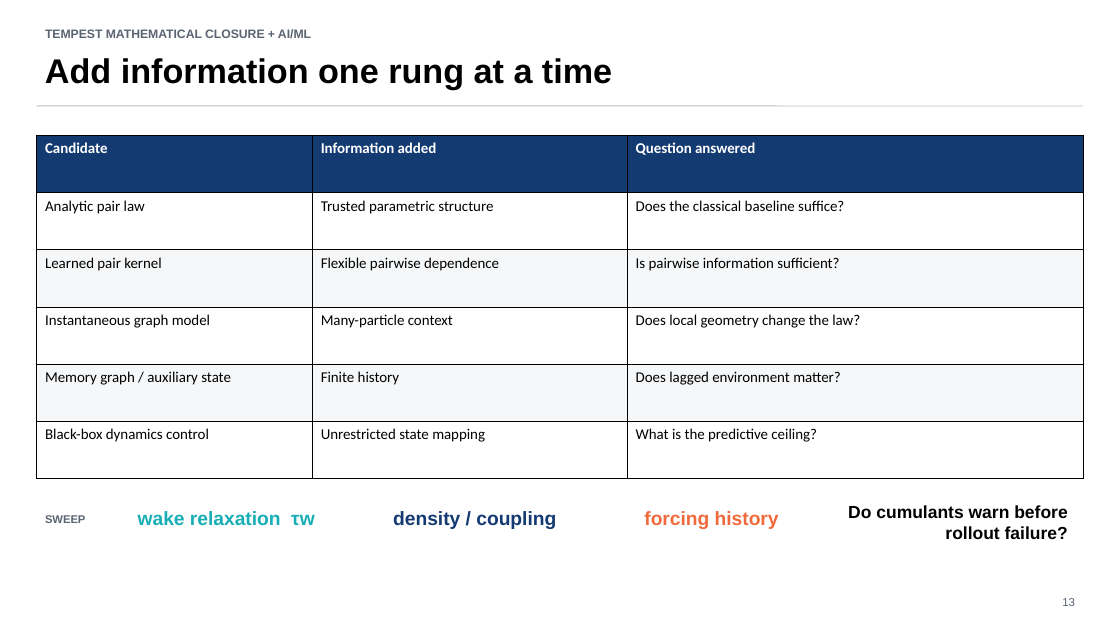
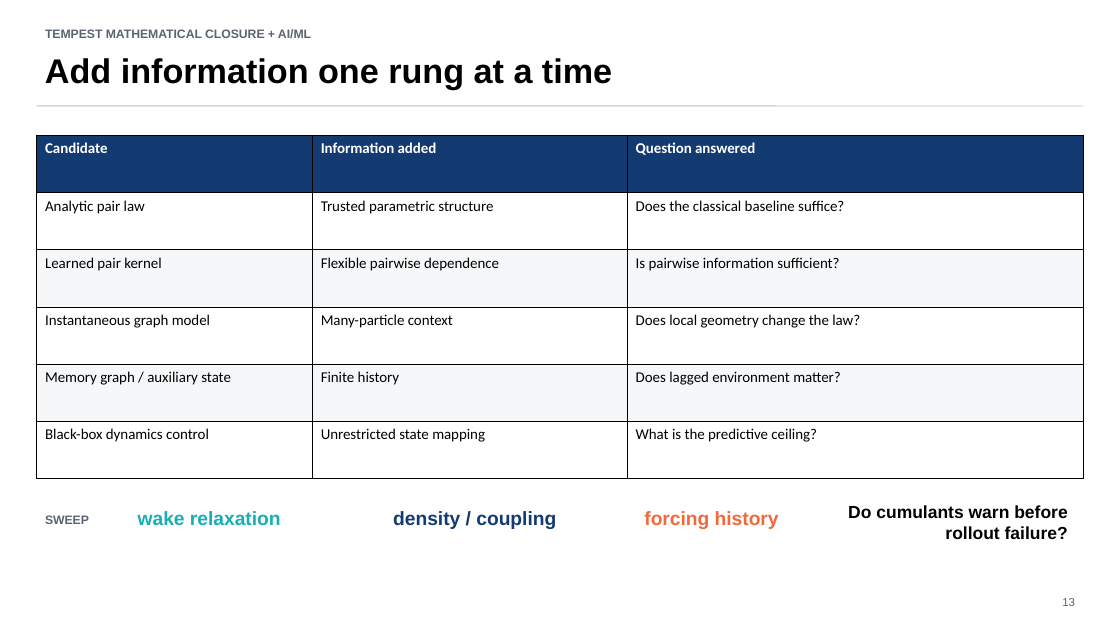
Before and after one commit to annacgilbert/TEMPEST-model-bake-off, a slide deck: slide 15 of docs/presentations/TEMPEST_closure_models_full_talk.pptx (slide 13 before the commit). Drawn at 1120x630 pixels with LibreOffice and Linux fonts; fonts in the diff are those of the drawing. Boxes give left, top, right and bottom in pixels: in the first picture for what was removed or moved away, otherwise in the second. Text is boxed around its words. In the diff, an @@ line names an element or a change of style, - is before the commit and + after.

```diff
--- a/docs/presentations/TEMPEST_closure_models_full_talk.pptx
+++ b/docs/presentations/TEMPEST_closure_models_full_talk.pptx
@@ text "SWEEP" at <box>45,515,89,524</box>: size 9.6 to 10.5 pt @@
@@ text at <box>138,511,281,525</box>: text changed @@
-wake relaxation τw
+wake relaxation
```
Also in this commit, not shown: 18 other slides changed, 1 slide added, 3 slides removed, 6 other files.
